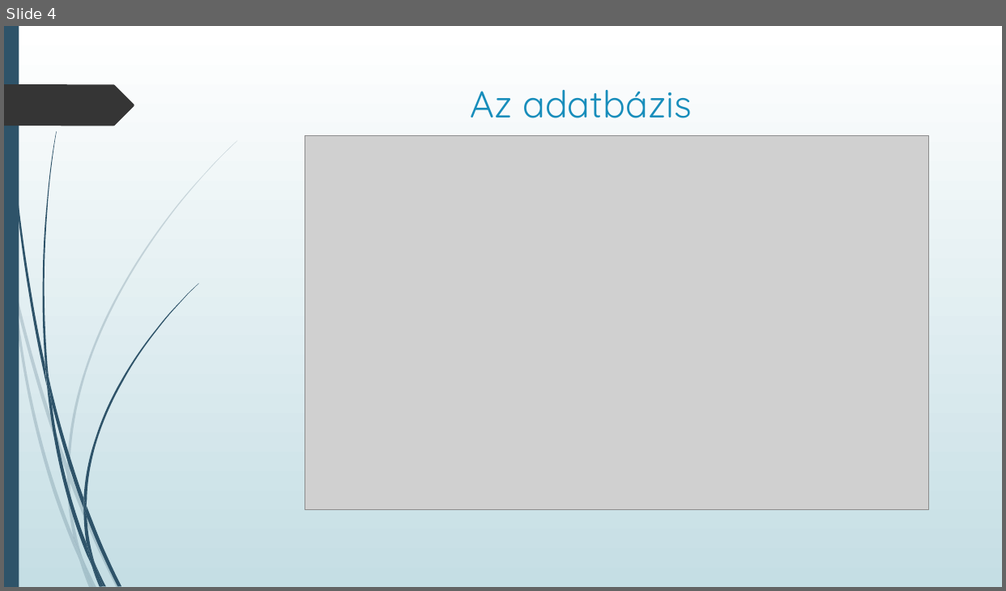
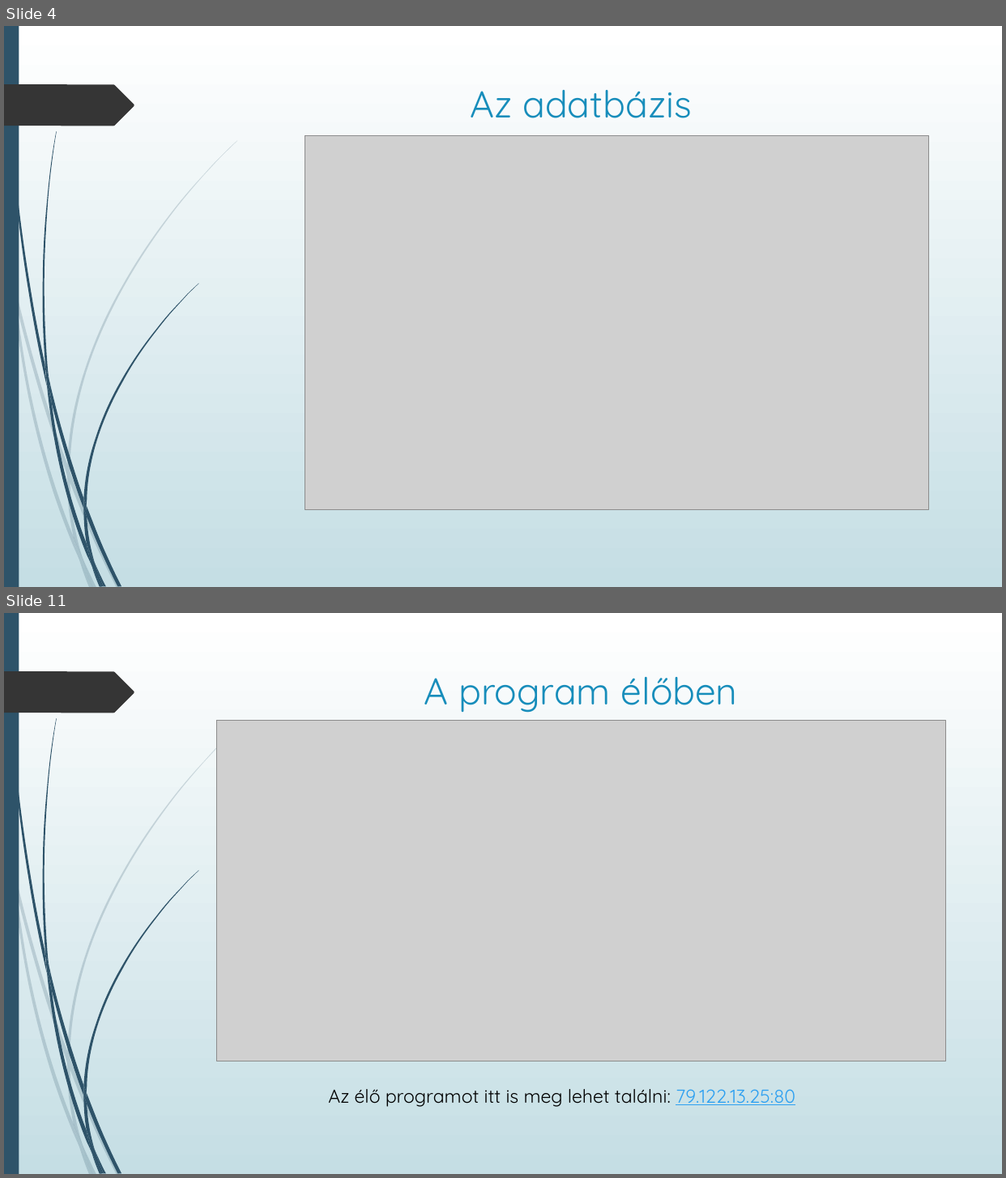
Before and after one commit to Prokiga/Vizsga_remek, a slide deck: Documents/Prezentáció.pptx. Shown one above the other, each under a label of ours: slide 4 before the commit, slides 4 and 11 after it; the slides between them are not shown. The pictures are 1006x591 and 1006x1178 pixels, drawn with LibreOffice and Linux fonts; fonts in the diff are those of the drawing; grey boxes stand for pictures. Boxes give left, top, right and bottom in pixels: in the first picture for what was removed or moved away, otherwise in the second. Text is boxed around its words. In the diff, an @@ line names an element or a change of style, - is before the commit and + after.

```diff
--- a/Documents/Prezentáció.pptx
+++ b/Documents/Prezentáció.pptx
@@ slide 11 added at [4, 613, 1002, 1174], background gradient #FFFFFF to #C5DEE5; not listed: 24 template elements that a slide beside it also shows @@
@@ title added at [424, 677, 738, 713], 36 pt, text #178DBB @@
+A program élőben
@@ picture added at [216, 720, 947, 1062] @@
@@ text added at [328, 1089, 795, 1107], 18 pt, text #000000 @@
+Az élő programot itt is meg lehet találni: 79.122.13.25:80
```
Also in this commit, not shown: 3 slides changed, 6 other slides added.
